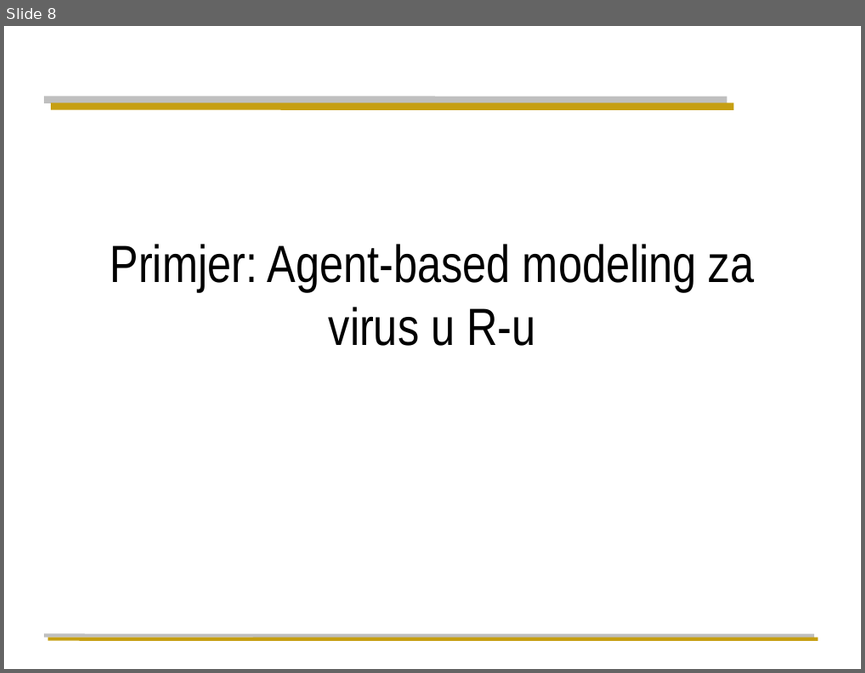
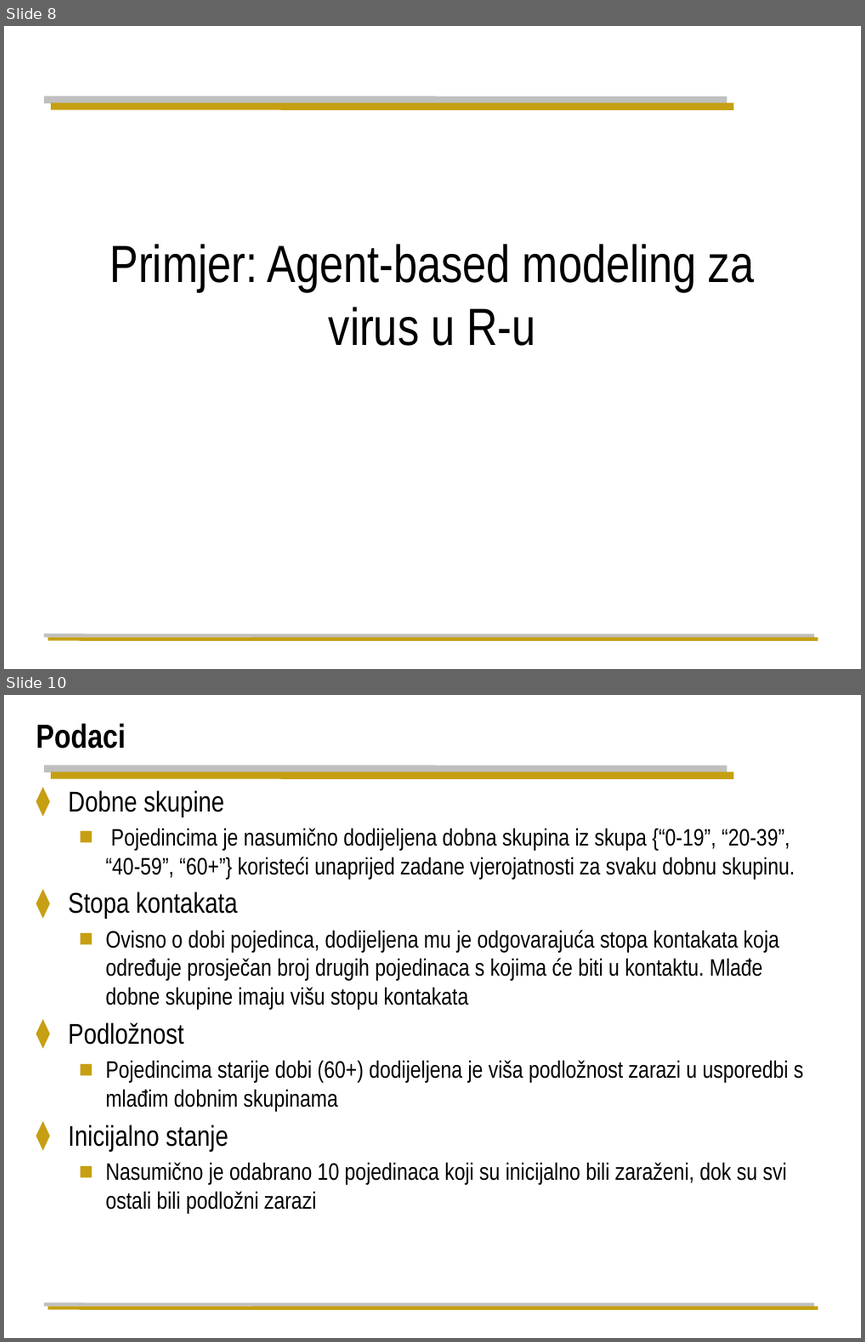
Before and after one commit to jtlicardo/abm, a slide deck: agent-based-modeling.pptx. Shown one above the other, each under a label of ours: slide 8 before the commit, slides 8 and 10 after it; the slides between them are not shown. The pictures are 865x673 and 865x1342 pixels, drawn with LibreOffice and Linux fonts; fonts in the diff are those of the drawing; background and template pictures are left out. Boxes give left, top, right and bottom in pixels: in the first picture for what was removed or moved away, otherwise in the second. Text is boxed around its words. In the diff, an @@ line names an element or a change of style, - is before the commit and + after.

```diff
--- a/agent-based-modeling.pptx
+++ b/agent-based-modeling.pptx
@@ slide 10 added at (x1=4, y1=695, x2=861, y2=1338), background #FFFFFF; not listed: 4 template elements that a slide beside it also shows @@
@@ title added at (x1=36, y1=723, x2=126, y2=749), 28 pt, text #000000, bold @@
+Podaci
@@ text added at (x1=68, y1=790, x2=803, y2=1213), 20 pt, text #000000 @@
+⧫ Dobne skupine
+  ■ Pojedincima je nasumično dodijeljena dobna skupina iz skupa {“0-19”, “20-39”, “40-59”, “60+”} koristeći unaprijed zadane vjerojatnosti za svaku dobnu skupinu.
+⧫ Stopa kontakata
+  ■ Ovisno o dobi pojedinca, dodijeljena mu je odgovarajuća stopa kontakata koja određuje prosječan broj drugih pojedinaca s kojima će biti u kontaktu. Mlađe dobne skupine imaju višu stopu kontakata
+⧫ Podložnost
+  ■ Pojedincima starije dobi (60+) dodijeljena je viša podložnost zarazi u usporedbi s mlađim dobnim skupinama
+⧫ Inicijalno stanje
+  ■ Nasumično je odabrano 10 pojedinaca koji su inicijalno bili zaraženi, dok su svi ostali bili podložni zarazi
```
Also in this commit, not shown: 1 slide changed, 11 other slides added, 1 slide removed.
